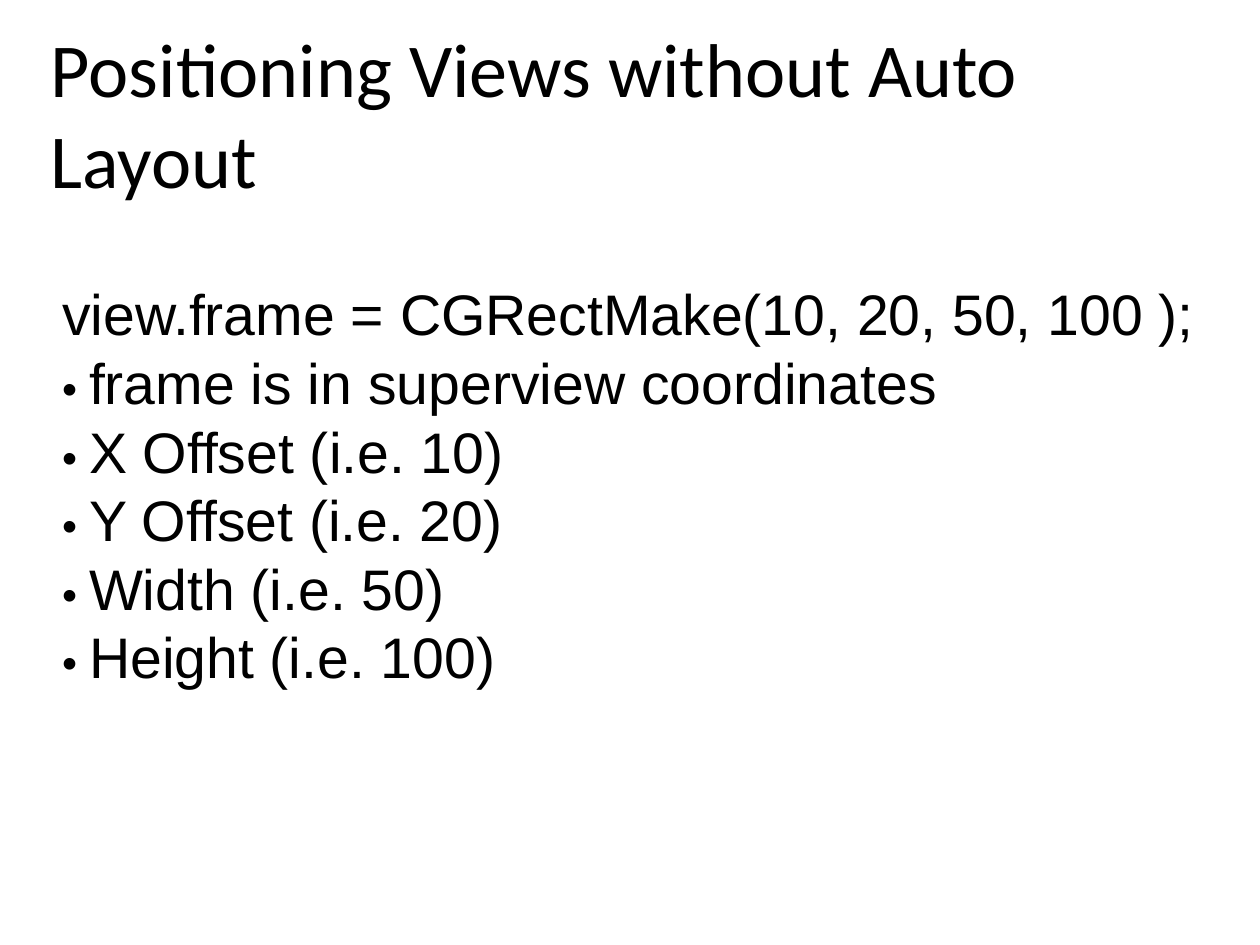
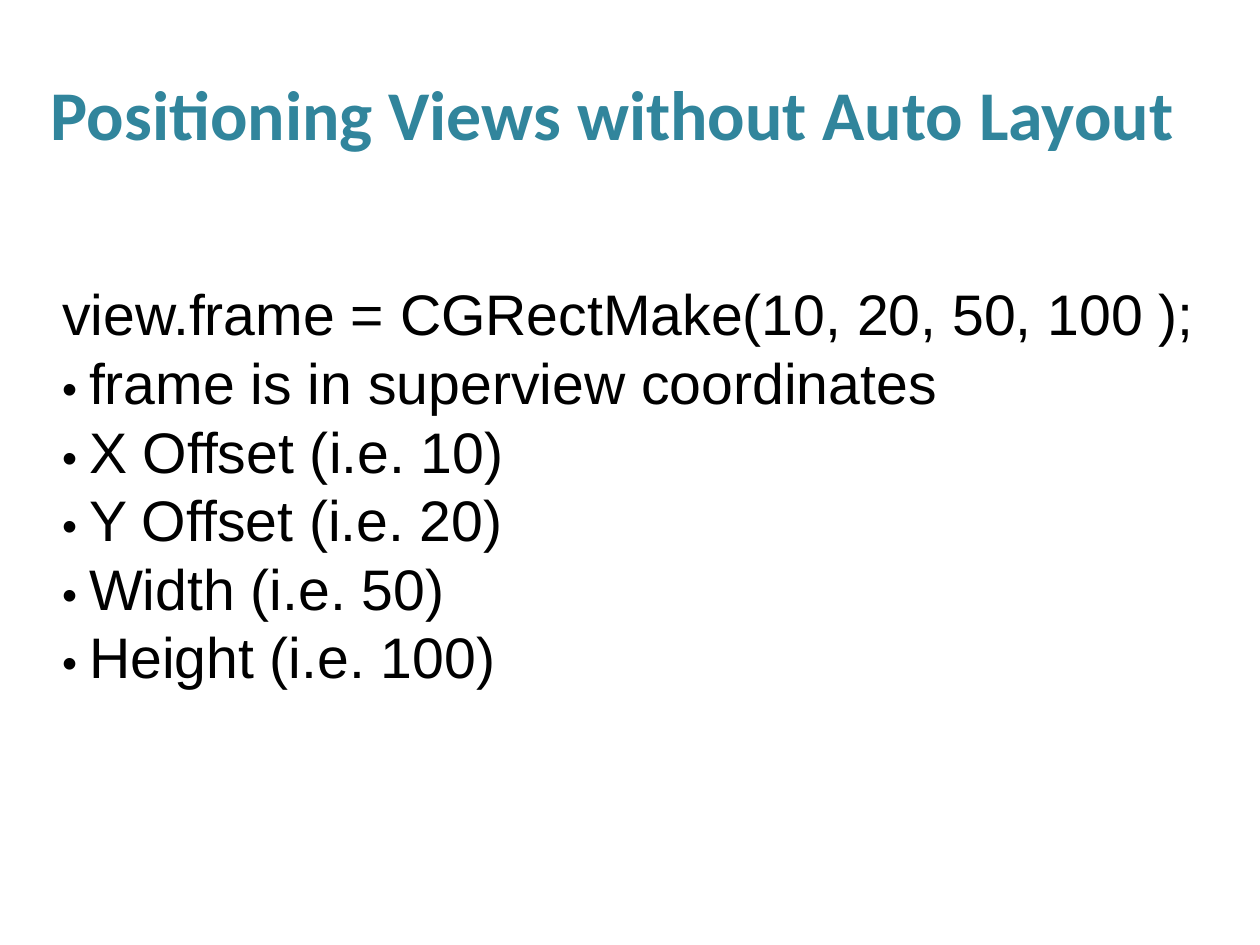
Before and after one commit to aminhngn/Course_Mobile_IOS, a slide deck: slide 54 of course/IOS_Module_02_ui_design.pptx (slide 53 before the commit). Drawn at 1260x945 pixels with LibreOffice and Linux fonts; fonts in the diff are those of the drawing. Boxes give left, top, right and bottom in pixels: in the first picture for what was removed or moved away, otherwise in the second. Text is boxed around its words. In the diff, an @@ line names an element or a change of style, - is before the commit and + after.

```diff
--- a/course/IOS_Module_02_ui_design.pptx
+++ b/course/IOS_Module_02_ui_design.pptx
@@ text "Positioning Views without Auto Layout" at [51, 91, 1173, 152]: size 48 to 44 pt, text colour #000000 to #31859C, bold on @@
```
Also in this commit, not shown: 18 other slides changed, 7 slides added, 6 slides removed.
